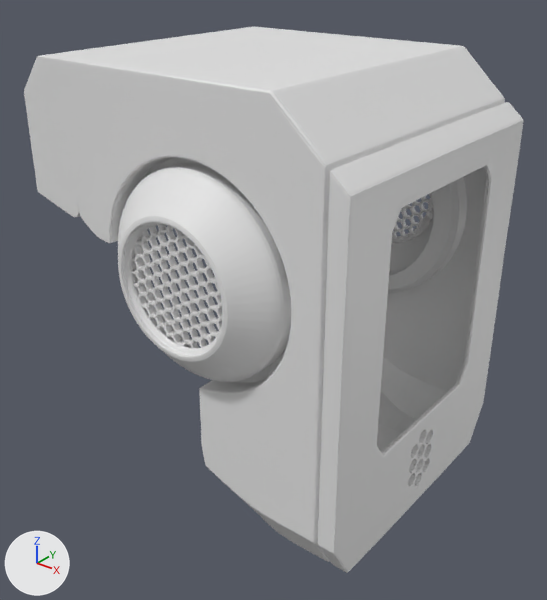
The Blender file STL/blender.blend, before and after one commit.
One viewpoint serves both versions: a 50 mm camera at (0.285, -0.395, 0.194) aimed at (-0.023, -0.01, -0.045). The axes (+X, +Y, +Z) are drawn at lower left. The lights are the same throughout.

Script lines for the objects in view, before the commit:
```python
me_droid_head_01_004 = bpy.data.meshes.new('Droid_head_01.004')
me_droid_head_01_004.from_pydata(...)  # 5246 vertices, 9101 faces; spans x -11.6..7.4, y -9.2..9.2, z -12.8..9.3
me_plane = bpy.data.meshes.new('Plane')
me_plane.from_pydata([(-0.305, -0.305, 0.0), (0.305, -0.305, 0.0), (-0.305, 0.305, 0.0), (0.305, 0.305, 0.0)], [], [(0, 1, 3, 2)])
ob_7__screen = bpy.data.objects.new('7" screen', me_plane)
ob_7__screen.location = (0.0949, 0.0, -0.0175)
ob_7__screen.rotation_euler = (0.0, 1.571, 0.0)  # degrees (0, 90, 0)
ob_7__screen.scale = (0.271, 0.204, 1.0)
ob_7__screen.hide_set(True)
ob_headclean_fit_7 = bpy.data.objects.new('HeadClean fit 7"', me_droid_head_01_004)
ob_headclean_fit_7.location = (0.0, 0.0, 0.0)
ob_headclean_fit_7.rotation_euler = (0.0, -3.142, 0.0)  # degrees (0, -180, 0)
ob_headclean_fit_7.scale = (-0.0134, -0.0134, -0.0134)
_m = ob_headclean_fit_7.modifiers.new('Solidify', 'SOLIDIFY')
_m.thickness = 0.305
```
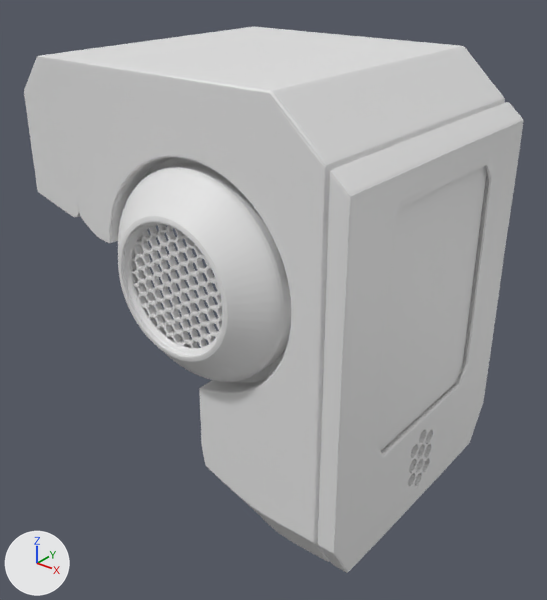
The change in detail:
Object '7" screen' (ob_7__screen) is now shown.

Where the change shows, as pixel boxes (x1, y1, x2, y2) in the pictures (547 x 600 px):
'7" screen', shown: after (377, 166, 486, 451)
